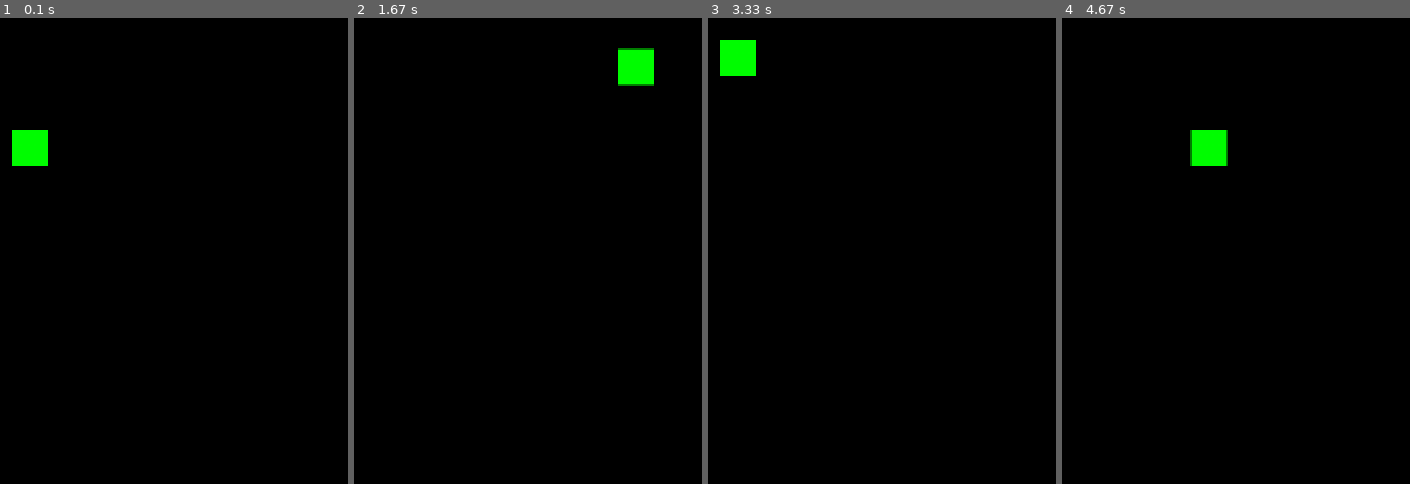
Above: before the commit, frames 1-4 (left to right).
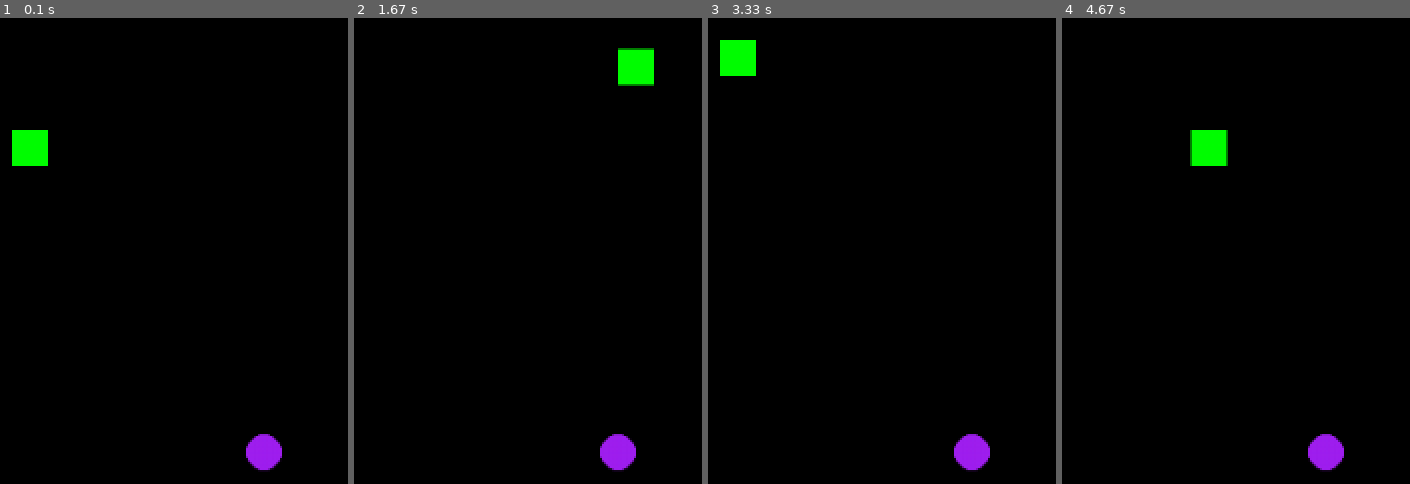
Above: after the commit, the same moments.

Repository: aminebenichou/python-adults-level-1
Game: pygame game, started from pygame project/main.py
Two runs of this game, one before a commit and one after it. Both use one fixed random seed, a clock stepped at 60 frames per second and the inputs below.
Inputs:
- Up to frame 1 (0.1 s): no input
- Up to frame 2 (1.67 s): hold Right 0.33-0.8 s; hold Up 0.83-1.13 s; hold Right 1.17-1.63 s
- Up to frame 3 (3.33 s): hold Left 1.67-2.2 s; hold Down 2.23-2.53 s; hold Left 2.57-2.97 s; hold Up from 3 s (still down)
- Up to frame 4 (4.67 s): release Up at 3.37 s; hold Right 3.4-4.03 s; hold Down 4.07-4.43 s; hold Left from 4.47 s (still down)

The runs differ from the first frame. In frame 1, 0.7% of the frame differs, in the area x 70-82%, y 89-98%; in frame 2, 0.7%; in frame 3, 0.7%; in frame 4, 0.7%.

Commit message:
snake game

Diff:
--- a/pygame project/main.py
+++ b/pygame project/main.py
@@ -1,6 +1,6 @@
 # Example file showing a basic pygame "game loop"
 import pygame
-
+import random
 screen_width, screen_height = 1000, 500
 
 # pygame setup
@@ -9,33 +9,60 @@
 clock = pygame.time.Clock()
 running = True
 x, y = 100, 100
+
+food_coordinates = (random.randint(50, 950),random.randint(50, 450)) # set
+
+def eat_food():
+    global x, y, food_coordinates
+
+    if x+20 > food_coordinates[0] > x-20 and y+20 > food_coordinates[1] > y-20:
+        food_coordinates = (random.randint(50, 950),random.randint(50, 450))
+
+font = pygame.font.SysFont('Arial', 46)
+text = font.render('Game Over', True, (255,0,0))
+text2 = font.render('Press Q to quit the game', True, (255,0,0))
+game_over = False
 while running:
     # poll for events
+
     # pygame.QUIT event means the user clicked X to close your window
     for event in pygame.event.get():
         if event.type == pygame.QUIT:
             running = False
 
     keys = pygame.key.get_pressed()
+    if not game_over:
+        if keys[pygame.K_RIGHT]:
+            x = x + 5
+        if keys[pygame.K_LEFT]:
+            x = x - 5
+        if keys[pygame.K_UP]:
+            y = y - 5
+        if keys[pygame.K_DOWN]:
+            y = y + 5
 
-    if keys[pygame.K_RIGHT]:
-        x = x + 5
-    if keys[pygame.K_LEFT]:
-        x = x - 5
-    if keys[pygame.K_UP]:
-        y = y - 5
-    if keys[pygame.K_DOWN]:
-        y = y + 5
 
-    if x<0 or y<0 or x>screen_width or y>screen_height :
-        running=False
     # fill the screen with a color to wipe away anything from last frame
     screen.fill("black")
 
-    # RENDER YOUR GAME HERE                      x    y
+    if x<0 or y<0 or x>screen_width or y>screen_height :
+        game_over=True
+        screen.blit(text, (300,250))
+        screen.blit(text2, (300,350))
+
+    if game_over and keys[pygame.K_q]:
+        running = False
+    # RENDER YOUR GAME HERE
+    # snake
     pygame.draw.rect(screen,"green", pygame.Rect(x, y, 20, 20))
+    pygame.draw.circle(screen, "purple", food_coordinates, 10, 10)
+
+    eat_food()
 
     # flip() the display to put your work on screen
+
+    pygame.display.update()
+
     pygame.display.flip()
 
     clock.tick(30)  # limits FPS to 60
